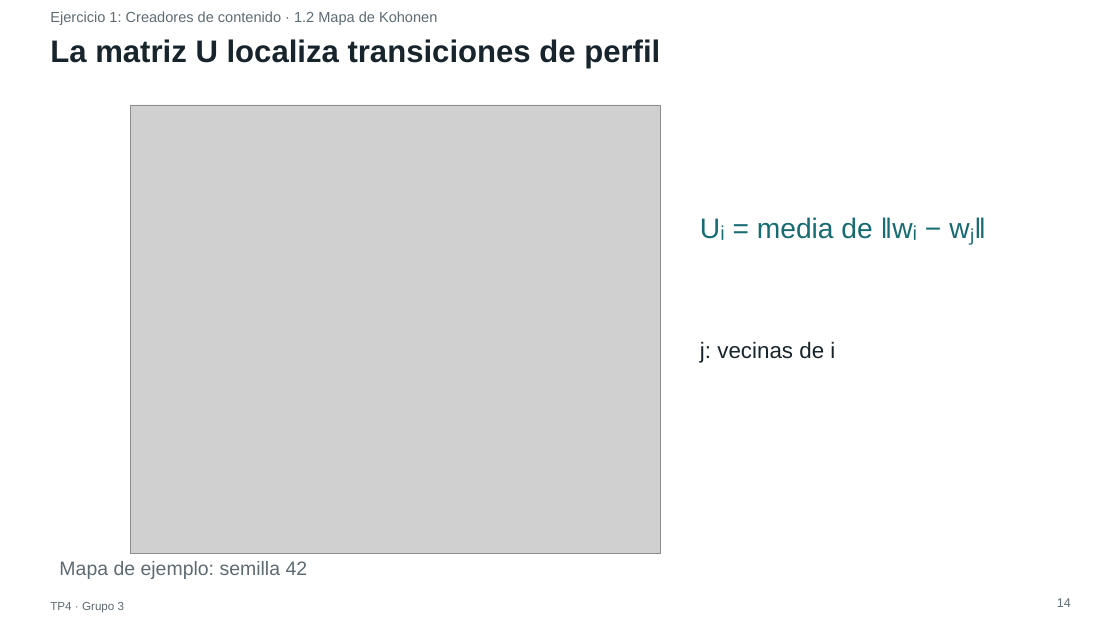
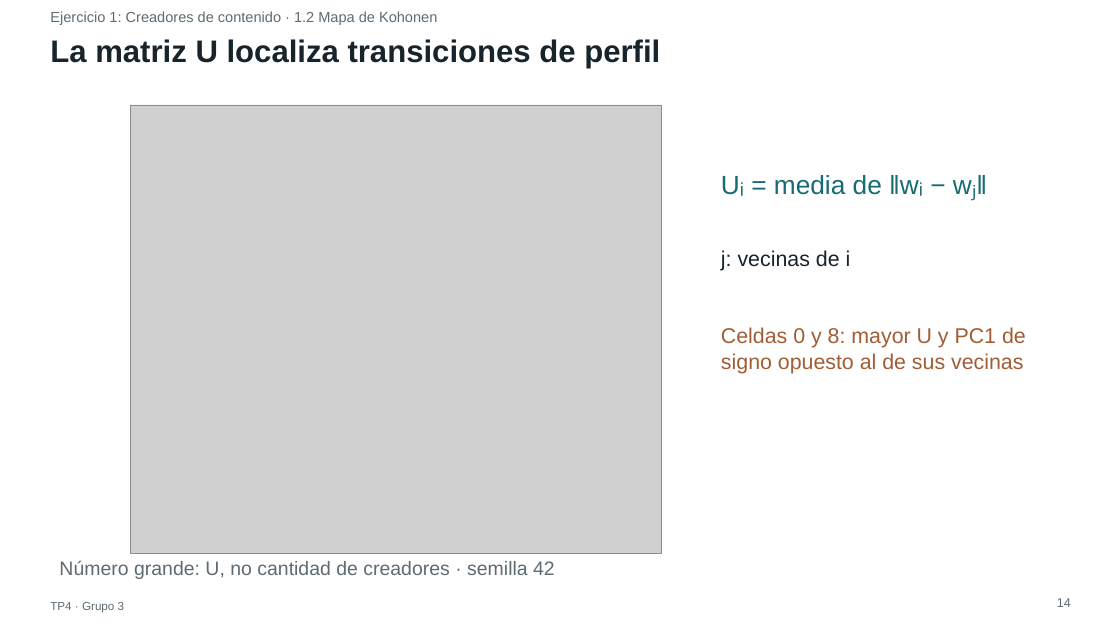
Before and after one commit to ldicandia/SIA-G3, a slide deck: slide 14 of TP4/docs/presentacion/TP4-presentacion.pptx. Drawn at 1120x630 pixels with LibreOffice and Linux fonts; fonts in the diff are those of the drawing; grey boxes stand for pictures. Boxes give left, top, right and bottom in pixels: in the first picture for what was removed or moved away, otherwise in the second. Text is boxed around its words. In the diff, an @@ line names an element or a change of style, - is before the commit and + after.

Commit message:
docs(261025-r6p): biplot por tópico, variables quitadas, por qué 4x4, nombres en el mapa, U y SOM contra PCA
- check_deck.py: controles estructurales del PPTX y recomputo de la matriz U
- diapositivas 3, 4, 7, 11, 13, 14 corregidas y nueva diapositiva 15 (SOM contra PCA)
- build_deck.py registra Arial de Windows cuando WSL no la trae

```diff
--- a/TP4/docs/presentacion/TP4-presentacion.pptx
+++ b/TP4/docs/presentacion/TP4-presentacion.pptx
@@ text "Uᵢ = media de ‖wᵢ ...": place and size @@
-text "Uᵢ = media de ‖wᵢ ..." at <box>700,217,917,240</box>
+text "Uᵢ = media de ‖wᵢ ..." at <box>721,175,923,196</box>
@@ text "Uᵢ = media de ‖wᵢ ..." at <box>721,175,923,196</box>: size 29 to 27 pt @@
@@ text "j: vecinas de i": place and size @@
-text "j: vecinas de i" at <box>700,341,835,363</box>
+text "j: vecinas de i" at <box>721,250,851,271</box>
@@ text "j: vecinas de i" at <box>721,250,851,271</box>: size 23 to 22 pt @@
@@ text added at <box>721,327,1026,374</box>, 22 pt, text #A25D35 @@
+Celdas 0 y 8: mayor U y PC1 de signo opuesto al de sus vecinas
@@ text at <box>59,560,555,579</box>: text changed @@
-Mapa de ejemplo: semilla 42
+Número grande: U, no cantidad de creadores · semilla 42
```
Also in this commit, not shown: 18 other slides changed, 2 slides added, 1 slide removed, 8 other files.
